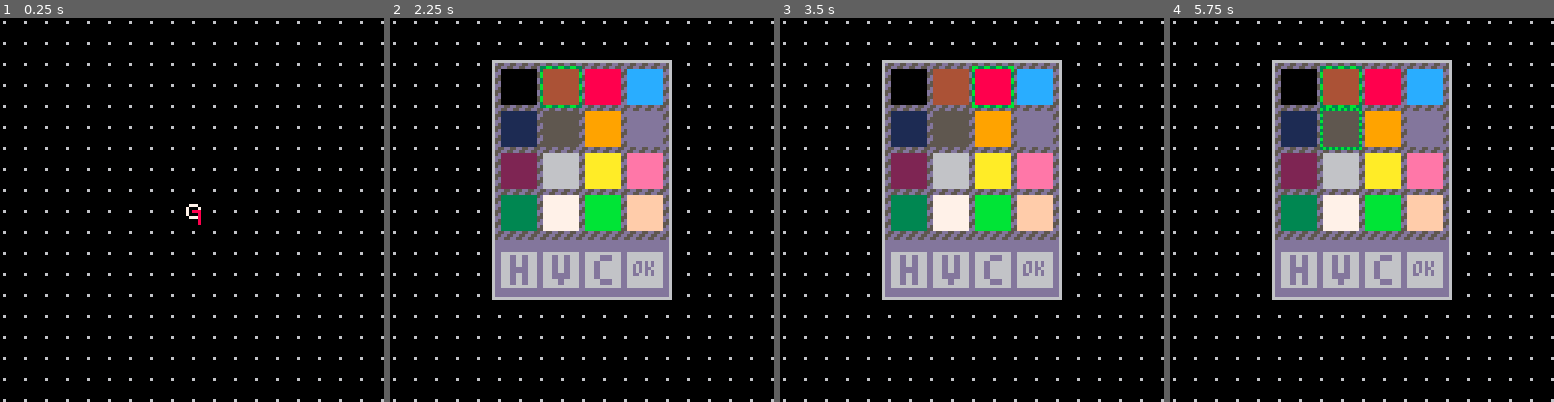
Above: before the commit, frames 1-4 (left to right).
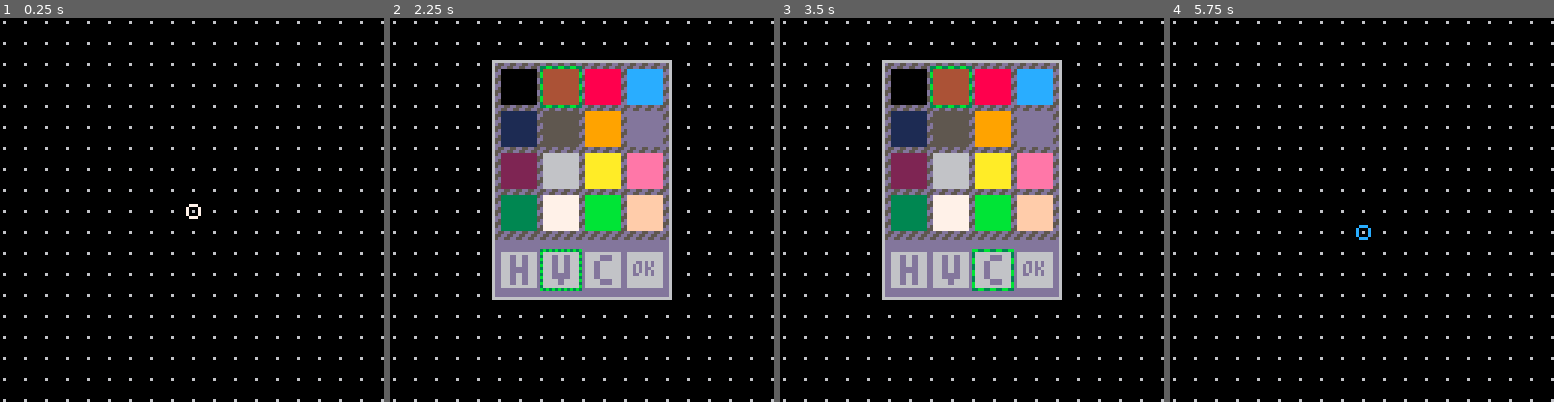
Above: after the commit, the same moments.

Repository: VyrCossont/Pinput
Game: PICO-8 cartridge PICO-8/games/shape_editor.p8
Same seed, same stepped clock (60 frames per second), same inputs: the game is played once before the commit and once after it.
Inputs:
- Up to frame 1 (0.25 s): no input
- Up to frame 2 (2.25 s): tap O (Z key) at 0.7, 1.7, 2.1 s; hold Right 1.6-2.1 s; hold Up from 2.15 s (still down)
- Up to frame 3 (3.5 s): release Up at 2.42 s; hold Right 2.47-3.03 s; tap O (Z key) at 2.5, 2.9, 3.3 s; hold Left from 3.08 s (still down)
- Up to frame 4 (5.75 s): release Left at 3.58 s; hold Down 3.63-3.97 s; tap O (Z key) every 0.4 s from 3.7 to 5.7 s; hold Right 4.02-4.68 s; hold Up 4.73-5.03 s; hold Left 5.08-5.68 s; hold Down from 5.73 s (still down)

The runs differ from the first frame. In frame 1, less than 0.1% of the frame differs, in the area x 50-53%, y 50-54%; in frame 2, 0.3%; in frame 3, 1.0%; in frame 4, 28%, in the area x 26-74%, y 10-74%.

Commit message:
shape editor: draw current line

Diff:
--- a/PICO-8/games/shape_editor.p8
+++ b/PICO-8/games/shape_editor.p8
@@ -8,8 +8,8 @@
 
 -- item zero is the color,
 -- items 1-n are pairs of coords
-lines = {}
-cline = nil
+paths = {}
+cpath = nil
 
 function _init()
  grid_init()
@@ -40,14 +40,51 @@
   end
  end
 
- -- selected dot
+ -- current path
+ local c = 7
+ local path = {}
+ if cpath != nil then
+  path = paths[cpath]
+  c = path.color
+ end
+
+ -- todo: draw every path
+
+ if #path > 0 then
+  -- lines
+  if #path > 1 then
+   for i = 2, #path do
+    local px1, py1 = unpack(path[i - 1])
+    local px2, py2 = unpack(path[i])
+    line(px1 * grid_size, py1 * grid_size, px2 * grid_size, py2 * grid_size, c)
+   end
+  end
+  -- dots
+  for p in all(path) do
+   local px, py = unpack(p)
+   circfill(px * grid_size, py * grid_size, 2, c)
+  end
+ end
+
  local cx, cy = unpack(pos)
- local c = 7
- if cline != nil then
-  c = lines[cline].color
- end
+ if #path > 0 then
+  -- dotted line between last dot and cursor
+  local px, py = unpack(path[#path])
+  -- pick a pattern that won't make the line invisible
+  local theta = 8 * atan2(cx - px, cy - py)
+  if (theta < 1) or (theta > 3 and theta < 5) or (theta > 7) then
+   -- vertical stripes
+   fillp(0b1010101010101010)
+  else
+   -- horizontal stripes
+   fillp(0b1111000011110000)
+  end
+  line(px * grid_size, py * grid_size, cx * grid_size, cy * grid_size, c)
+  fillp()
+ end
+
+ -- cursor
  circ(cx * grid_size, cy * grid_size, 2, c)
- print(c, cx * grid_size, cy * grid_size, 8)
 end
 
 function grid_update60()
@@ -60,10 +97,10 @@
  cy = mid(-grid_max, cy, grid_max)
  pos = {cx, cy}
  if btnp(4) then
-  if cline == nil then
+  if cpath == nil then
    palette_init()
   else
-   add(lines[cline], pos)
+   add(paths[cpath], pos)
   end
  end
 end
@@ -83,35 +120,35 @@
 end
 
 function palette_draw()
- camera()
+ camera(-34, -14)
  fillp()
  clip(34, 14, 60, 80)
 
  -- palette background
  fillp(0b0110110010010011)
- rectfill(34, 14, 94 - 1, 74 - 1, 5 | (13 << 4))
+ rectfill(0, 0, 60 - 1, 60 - 1, 5 | (13 << 4))
  fillp()
 
  -- control area
- rectfill(34, 74, 94 - 1, 94 - 1, 13)
+ rectfill(0, 60, 60 - 1, 80 - 1, 13)
 
  -- palette frame
- rect(34, 14, 94 - 1, 94 - 1, 6)
+ rect(0, 0, 60 - 1, 80 - 1, 6)
 
  -- color swatches
  for i = 0, 3 do
   for j = 0, 3 do
    local c = (i * 4) + j
-   local x = 34 + 1 + 2 * (i + 1) + 12 * i
-   local y = 14 + 1 + 2 * (j + 1) + 12 * j
+   local x = 1 + 2 * (i + 1) + 12 * i
+   local y = 1 + 2 * (j + 1) + 12 * j
    rectfill(x, y, x + 12 - 1, y + 12 - 1, c)
   end
  end
 
  -- currently selected color swatch
  local px, py = unpack(palette_coords)
- local x = 34 + 2 * (px + 1) + 12 * px
- local y = 14 + 2 * (py + 1) + 12 * py
+ local x = 2 * (px + 1) + 12 * px
+ local y = 2 * (py + 1) + 12 * py
  if (py > 3) y += 5
  fillp(0b1010010110100101)
  rect(x, y, x + 12 + 1, y + 12 + 1, 3 | (11 << 4))
@@ -120,8 +157,8 @@
  -- chosen color swatch
  if palette_selected != nil then
   local sx, sy = unpack(palette_selected)
-  local x = 34 + 2 * (sx + 1) + 12 * sx
-  local y = 14 + 2 * (sy + 1) + 12 * sy
+  local x = 2 * (sx + 1) + 12 * sx
+  local y = 2 * (sy + 1) + 12 * sy
   fillp(0b1100110000110011)
   rect(x, y, x + 12 + 1, y + 12 + 1, 3 | (11 << 4))
   fillp()
@@ -129,8 +166,8 @@
 
  for k, label in pairs({"h", "v", "c", "ok"}) do
   local px = k - 1
-  local x = 34 + 1 + 2 * (px + 1) + 12 * px
-  local y = 74 + 4
+  local x = 1 + 2 * (px + 1) + 12 * px
+  local y = 60 + 4
   rectfill(x, y, x + 12 - 1, y + 12 - 1, 6)
   if px == 3 then
    print(label, x + 2, y + 3, 13)
@@ -153,9 +190,9 @@
  if (btnp(1)) px += 1
  if (btnp(2)) py -= 1
  if (btnp(3)) py += 1
- px = mid(0, px, 3)
- -- counts flip controls and commit button
- py = mid(0, py, 4)
+ px %= 4
+ -- line 4 is flip controls and ok button
+ py %= 5
  palette_coords = {px, py}
 
  if btnp(4) then
@@ -182,8 +219,8 @@
 -- start a new line and exit palette mode
 function palette_exit()
  local px, py = unpack(palette_selected)
- cline = #lines
- lines[cline] = {
+ cpath = #paths
+ paths[cpath] = {
    ["color"] = (px * 4) + py,
    ["h_flip"] = h_flip,
    ["v_flip"] = v_flip,
